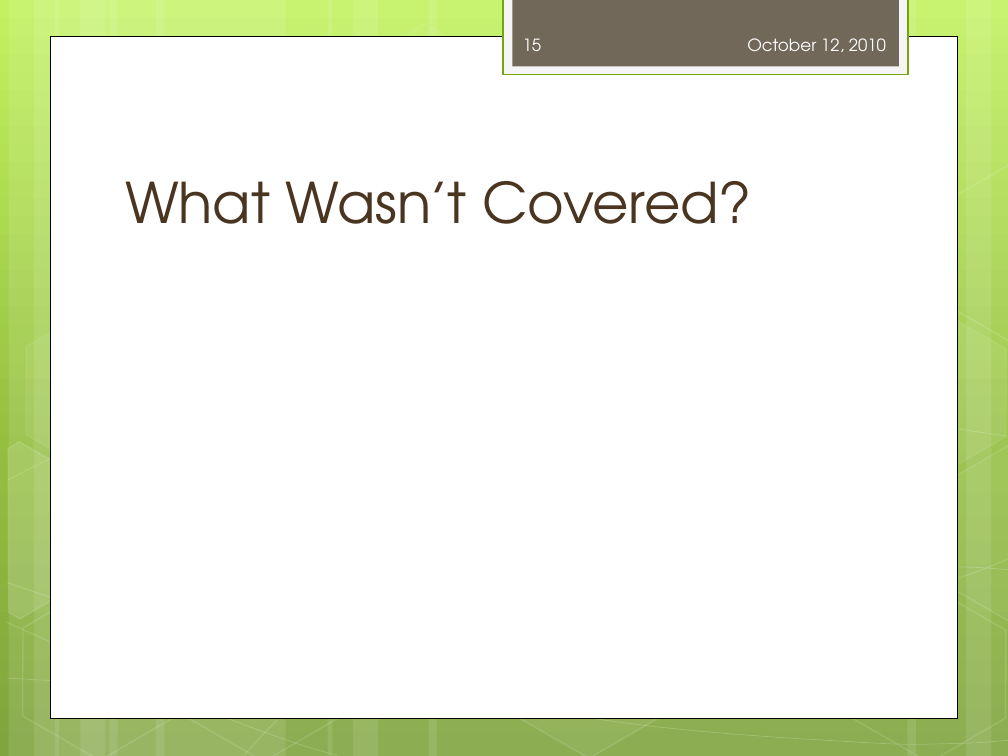
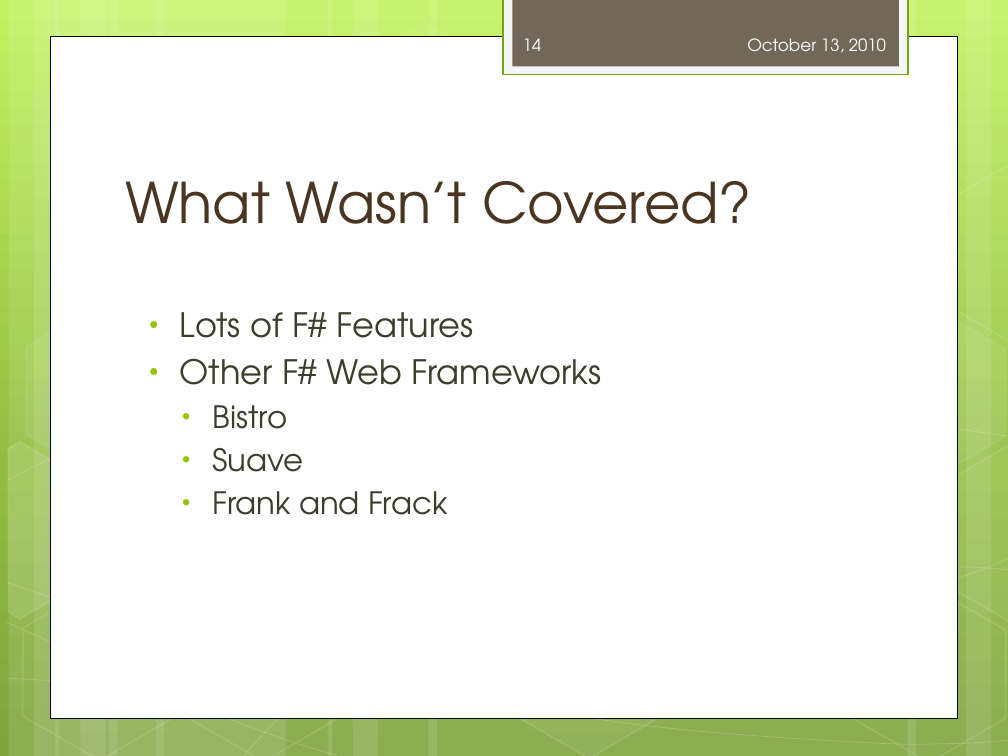
Before and after one commit to dmohl/GettingStartedWithWebDevInFSharpPresentation, a slide deck: slide 14 of Getting Started with Web Development in F#.pptx (slide 15 before the commit). Drawn at 1008x756 pixels with LibreOffice and Linux fonts; fonts in the diff are those of the drawing. Boxes give left, top, right and bottom in pixels: in the first picture for what was removed or moved away, otherwise in the second. Text is boxed around its words. In the diff, an @@ line names an element or a change of style, - is before the commit and + after.

```diff
--- a/Getting Started with Web Development in F#.pptx
+++ b/Getting Started with Web Development in F#.pptx
@@ page number at <box>523,38,542,51</box>: text changed @@
-15
+14
@@ text at <box>747,38,886,52</box>: text changed @@
-October 12, 2010
+October 13, 2010
@@ text added at <box>180,312,602,515</box>, 24 pt, text #3E3D2D @@
+• Lots of F# Features
+• Other F# Web Frameworks
+  • Bistro
+  • Suave
+  • Frank and Frack
```
Also in this commit, not shown: 11 other slides changed, 4 slides added, 5 slides removed.
